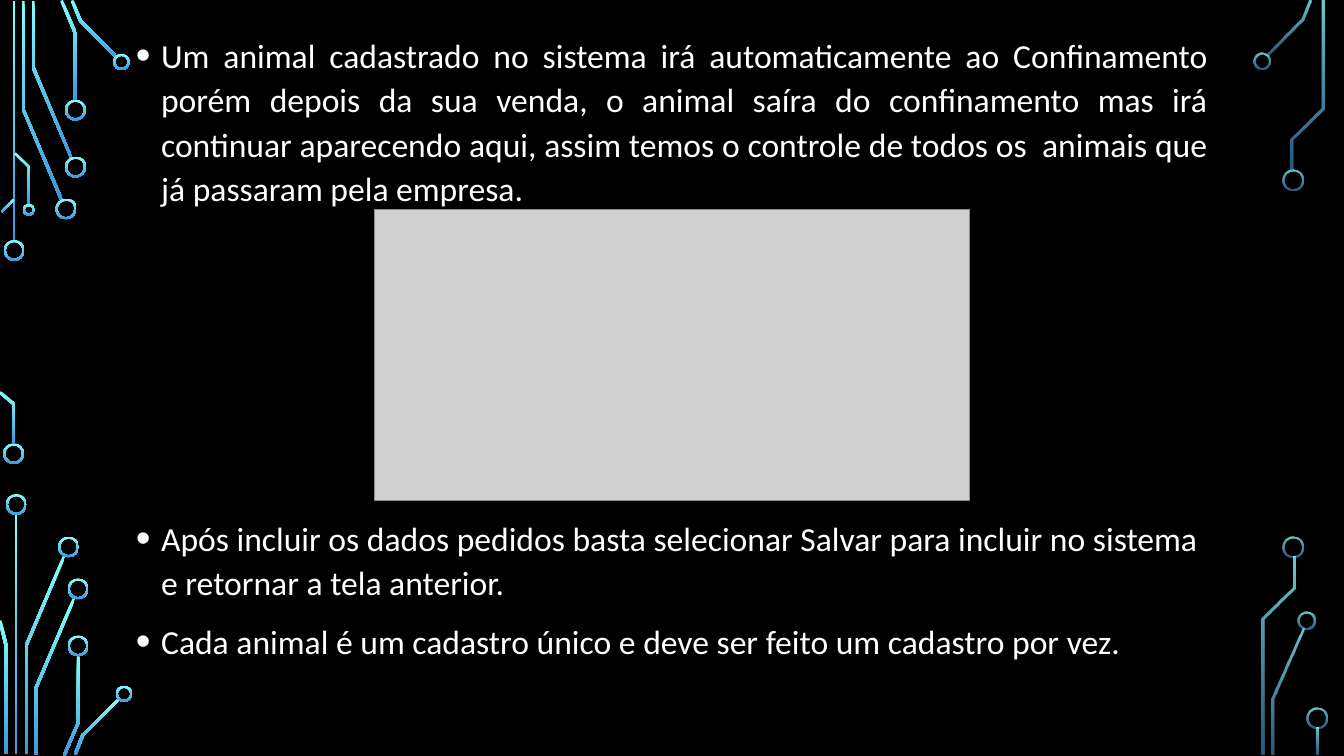
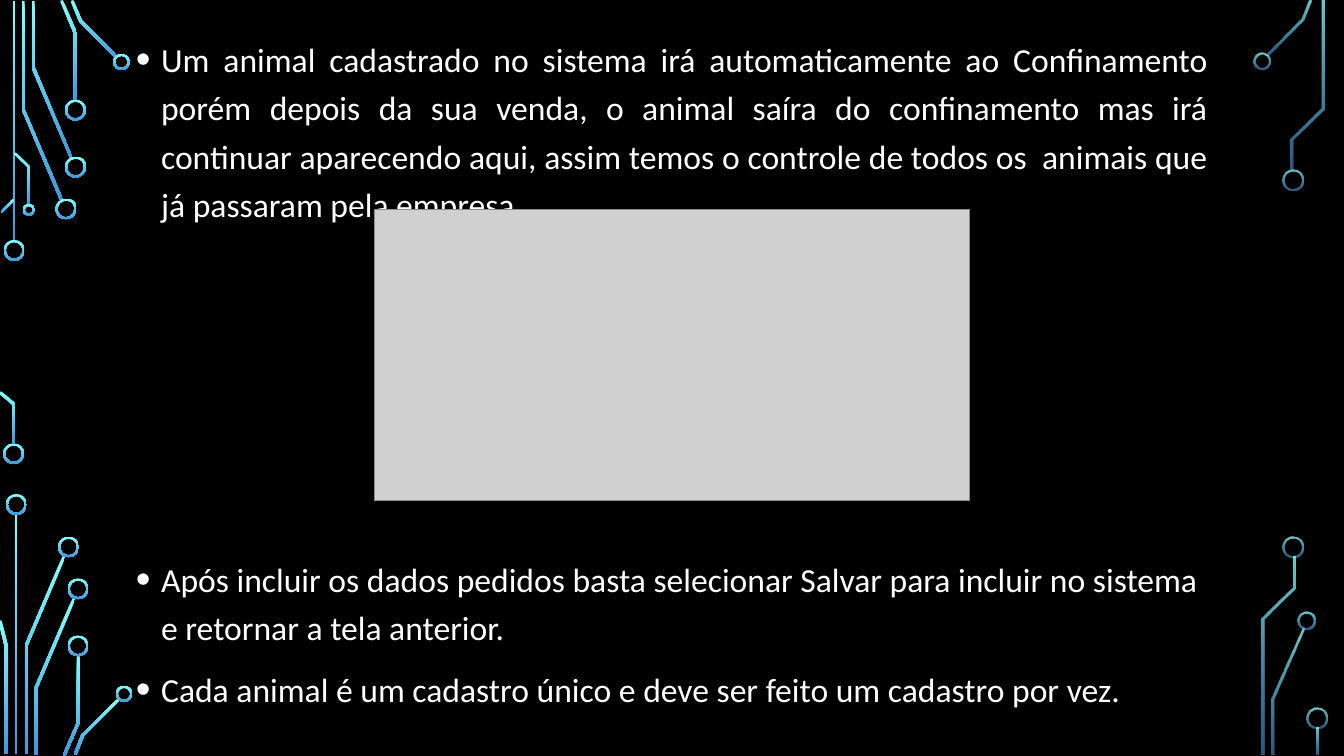
Before and after one commit to chav1985/GerenciamentoBovinos, a slide deck: slide 17 of GerenciamentoBovinos/Documentação/Apresentação/SISTEMA DE GERENCIAMENTO DE BOVINOS.pptx (slide 16 before the commit). Drawn at 1344x756 pixels with LibreOffice and Linux fonts; fonts in the diff are those of the drawing; grey boxes stand for pictures; background and template pictures are left out. Boxes give left, top, right and bottom in pixels: in the first picture for what was removed or moved away, otherwise in the second. Text is boxed around its words. In the diff, an @@ line names an element or a change of style, - is before the commit and + after.

```diff
--- a/GerenciamentoBovinos/Documentação/Apresentação/SISTEMA DE GERENCIAMENTO DE BOVINOS.pptx
+++ b/GerenciamentoBovinos/Documentação/Apresentação/SISTEMA DE GERENCIAMENTO DE BOVINOS.pptx
@@ text "Um animal cadastrado no sistema ..." at (161,48,1207,708): line spacing 1.1 to 1.2 @@
```
Also in this commit, not shown: 1 other slide changed, 6 slides added, 1 slide removed.
